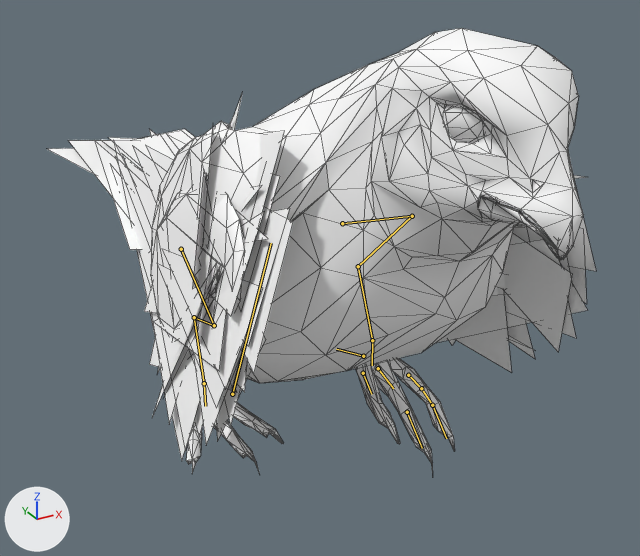
The glTF model models/bird/v2/falcon_v2_far.glb, before and after one commit.
Before and after are seen from a camera (50 mm lens) standing at (-0.157, -0.33, 0.234) and looking at (0.024, 0.0, 0.069). Lighting does not change. The marker at lower left points along +X, +Y and +Z. The first picture is the older version. Both versions are drawn at frame 9 of the action 'Walk'; the numbers are the values there. The bones that change are drawn over the model as lines. Mesh edges are drawn as thin lines.

In view in the first picture: 'FalconV2'.
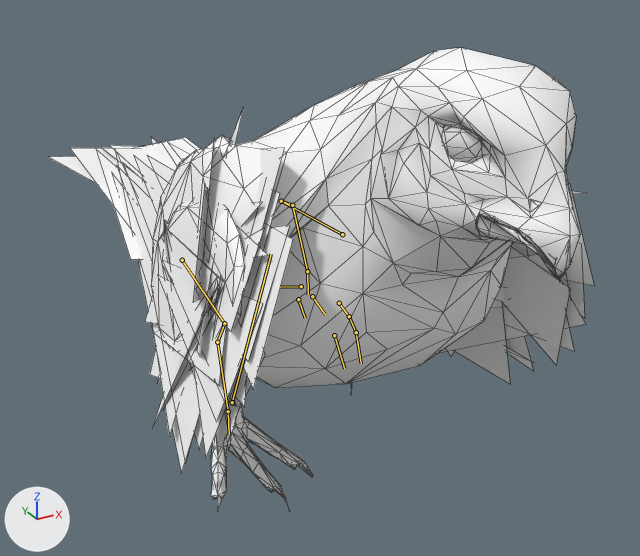
Location of each change, (x1, y1, x2, y2) in pixels of the pictures (640 x 556 px):
'FalconV2', posed: before (48, 28, 596, 475); after (49, 48, 594, 512)
bone 'root', root to tip: before (232, 394) to (271, 243); after (232, 402) to (271, 254)
bone 'UpperLeg_R', root to tip: before (181, 249) to (214, 325); after (182, 260) to (224, 323)
bone 'LowerLeg_R', root to tip: before (214, 325) to (194, 317); after (224, 323) to (217, 342)
bone 'AnkleLeg_R', root to tip: before (194, 317) to (204, 383); after (217, 342) to (228, 411)
bone 'Foot_R', root to tip: before (204, 383) to (205, 406); after (228, 411) to (229, 435)
bone 'UpperLeg_L', root to tip: before (342, 223) to (412, 216); after (342, 234) to (281, 201)
bone 'LowerLeg_L', root to tip: before (412, 216) to (358, 266); after (281, 201) to (292, 205)
bone 'AnkleLeg_L', root to tip: before (358, 266) to (372, 340); after (292, 205) to (307, 271)
bone 'Foot_L', root to tip: before (372, 340) to (372, 365); after (307, 271) to (308, 294)
bone 'b_l_DigitII_1', root to tip: before (363, 373) to (371, 394); after (298, 299) to (305, 318)
bone 'Toes_L', root to tip: before (378, 368) to (393, 388); after (312, 296) to (325, 314)
bone 'b_l_DigitIII_3', root to tip: before (407, 412) to (422, 448); after (334, 335) to (344, 368)
bone 'b_l_DigitIV_2', root to tip: before (408, 375) to (421, 388); after (339, 303) to (349, 316)
bone 'b_l_DigitIV_3', root to tip: before (421, 388) to (432, 405); after (349, 316) to (356, 332)
bone 'b_l_DigitIV_4', root to tip: before (432, 405) to (446, 438); after (356, 332) to (361, 363)
bone 'b_l_DigitI', root to tip: before (363, 356) to (336, 349); after (301, 286) to (280, 287)

The edits, one by one:
Bone 'root' (bone_root) moves from (-0.0022, -0.0108, -0.0474) to (-0.0025, -0.016, -0.0474).
Bone 'UpperLeg_R' (bone_upperleg_r) turns from (-8, 1, 18) to (-9, 6, 61) degrees about its own x, y and z.
Bone 'LowerLeg_R' (bone_lowerleg_r) turns from (5, 2, -36) to (1, 0, -56) degrees about its own x, y and z.
Bone 'AnkleLeg_R' (bone_ankleleg_r) turns from (7, -3, 41) to (7, -1, 18) degrees about its own x, y and z.
Bone 'Foot_R' (bone_foot_r) turns from (-2, 8, 0) to (-1, 3, 0) degrees about its own x, y and z.
Bone 'UpperLeg_L' (bone_upperleg_l) turns from (20, -1, -116) to (-112, 9, -2) degrees about its own x, y and z.
Bone 'LowerLeg_L' (bone_lowerleg_l) turns from (-38, 11, 67) to (2, -3, 76) degrees about its own x, y and z.
Bone 'AnkleLeg_L' (bone_ankleleg_l) turns from (34, 3, 3) to (126, 12, -74) degrees about its own x, y and z.
Bone 'Foot_L' (bone_foot_l) turns from (17, 35, 15) to (1, 1, 12) degrees about its own x, y and z.
Bone 'b_l_DigitII_1' (bone_b_l_digitii_1) turns from (2, 0, 13) to (3, 0, 16) degrees about its own x, y and z.
Bone 'Toes_L' (bone_toes_l) turns from (0, 0, 13) to (0, 0, 17) degrees about its own x, y and z.
Bone 'b_l_DigitIII_3' (bone_b_l_digitiii_3) turns from (0, 0, 13) to (0, 0, 17) degrees about its own x, y and z.
Bone 'b_l_DigitIV_2' (bone_b_l_digitiv_2) turns from (-3, 0, 12) to (-4, 1, 16) degrees about its own x, y and z.
Bone 'b_l_DigitIV_3' (bone_b_l_digitiv_3) turns from (-3, 0, 12) to (-4, 1, 16) degrees about its own x, y and z.
Bone 'b_l_DigitIV_4' (bone_b_l_digitiv_4) turns from (-3, 0, 12) to (-4, 1, 16) degrees about its own x, y and z.
Bone 'b_l_DigitI' (bone_b_l_digiti) turns from (0, 0, -13) to (0, 0, -17) degrees about its own x, y and z.
